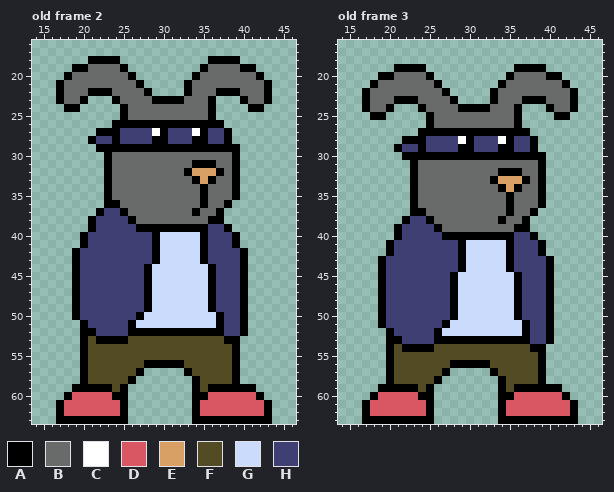
Pixel-art file -- Assets/Sprites/Player/Bemmy Animation/Main_Bemmy_Idle.aseprite. The picture above is the old version.
127x64 pixels, 8 frames. Shown: old frame 2: x 14..46, y 16..63; old frame 3: x 14..46, y 16..63. The commit also changed other frames, which this record leaves out.
Visible layers, top first: "HEAD", "EARS", "BODY", "LEGS/LEFT LEG", "LEGS/RIGHT LEG".
Palette (. is transparent): A #000000  B #696a6a  C #ffffff  D #d95763  E #d9a066  F #524b24  G #cbdbfc  H #3f3f74
Pixels before, old frame 2, first column x 17:
18 ....AAAA...........AAAA....
19 ..AABBBBA.........ABBBBAA..
20 .ABBBBBBBA.......ABBBBBBBA.
21 ABBBBBBBBBA.....ABBBBBBBBBA
22 ABBBAAABBBBA....ABBBAAABBBA
23 ABBA...ABBBBAAAABBBA...ABBA
24 .AA.....ABBBBBBBBBBA....AA.
25 ........ABBBBBBBBBBA.......
26 .......AAAAAAAAAAAAAA......
27 .....AAAHHHHCAHHHCAHHA.....
28 ....AHHAHHHHAAHHHAAHHA.....
29 .....AAAAAAAAAAAAAAAAAA....
30 ......ABBBBBBBBBBBBBBBA....
31 ......ABBBBBBBBBBAAABBA....
32 ......ABBBBBBBBBAEEEABA....
33 ......ABBBBBBBBBBAEABBA....
34 ......ABBBBBBBBBBBABBBA....
35 ......ABBBBBBBBBBBABBBA....
36 ......AABBBBBBBBBBABBA.....
37 .....AHHABBBBBBBBABBA......
38 ....AHHHHABBBBBBBBBAA......
39 ....AHHHHHAAAAAAAAAHHA.....
40 ...AHHHHHHHHAGGGGGAHHHA....
41 ...AHHHHHHHHAGGGGGAHHHA....
42 ..AHHHHHHHHHAGGGGGAHHHHA...
43 ..AHHHHHHHHHAGGGGGAHHHHA...
44 ..AHHHHHHHHAGGGGGGGAHHHA...
45 ..AHHHHHHHHAGGGGGGGAHHHA...
46 ..AHHHHHHHHAGGGGGGGAHHHA...
47 ..AHHHHHHHHAGGGGGGGAHHHA...
48 ..AHHHHHHHHAGGGGGGGAHHHA...
49 ..AHHHHHHHHAGGGGGGGAHHHA...
50 ..AHHHHHHHAGGGGGGGGGAHHA...
51 ...AHHHHHAGGGGGGGGGGAHHA...
52 ...AAHHHHAAAAAAAAAAAAHHA...
53 ...AFAAAAFFFFFFFFFFFFAA....
54 ...AFFFFFFFFFFFFFFFFFFA....
55 ...AFFFFFFFFFFFFFFFFFFA....
56 ...AFFFFFFFAAAAAFFFFFFA....
57 ...AFFFFFFA.....AFFFFFA....
58 ...AFFFFFA.......AFFFFA....
59 ..AAAAAFA........AFAAAAAA..
60 .ADDDDDAA........AADDDDDDA.
61 ADDDDDDDA........ADDDDDDDDA
62 ADDDDDDDA........ADDDDDDDDA
63 AAAAAAAAA........AAAAAAAAAA
Pixels before, old frame 3, first column x 17:
19 ....AAAA...........AAAA....
20 ..AABBBBA.........ABBBBAA..
21 .ABBBBBBBA.......ABBBBBBBA.
22 ABBBBBBBBBA.....ABBBBBBBBBA
23 ABBBAAABBBBA....ABBBAAABBBA
24 ABBA...ABBBBAAAABBBA...ABBA
25 .AA.....ABBBBBBBBBBA....AA.
26 ........ABBBBBBBBBBA.......
27 .......AAAAAAAAAAAAAA......
28 .....AAAHHHHCAHHHCAHHA.....
29 ....AHHAHHHHAAHHHAAHHA.....
30 .....AAAAAAAAAAAAAAAAAA....
31 ......ABBBBBBBBBBBBBBBA....
32 ......ABBBBBBBBBBAAABBA....
33 ......ABBBBBBBBBAEEEABA....
34 ......ABBBBBBBBBBAEABBA....
35 ......ABBBBBBBBBBBABBBA....
36 ......ABBBBBBBBBBBABBBA....
37 ......AABBBBBBBBBBABBA.....
38 .....AHHABBBBBBBBABBA......
39 ....AHHHHABBBBBBBBBAA......
40 ....AHHHHHAAAAAAAAAHHA.....
41 ...AHHHHHHHHAGGGGGAHHHA....
42 ...AHHHHHHHHAGGGGGAHHHA....
43 ..AHHHHHHHHHAGGGGGAHHHHA...
44 ..AHHHHHHHHHAGGGGGAHHHHA...
45 ..AHHHHHHHHAGGGGGGGAHHHA...
46 ..AHHHHHHHHAGGGGGGGAHHHA...
47 ..AHHHHHHHHAGGGGGGGAHHHA...
48 ..AHHHHHHHHAGGGGGGGAHHHA...
49 ..AHHHHHHHHAGGGGGGGAHHHA...
50 ..AHHHHHHHHAGGGGGGGAHHHA...
51 ..AHHHHHHHAGGGGGGGGGAHHA...
52 ...AHHHHHAGGGGGGGGGGAHHA...
53 ...AAHHHHAAAAAAAAAAAAHHA...
54 ...AFAAAAFFFFFFFFFFFFAA....
55 ...AFFFFFFFFFFFFFFFFFFA....
56 ...AFFFFFFFAAAAAFFFFFFA....
57 ...AFFFFFFA.....AFFFFFA....
58 ...AFFFFFA.......AFFFFA....
59 ..AAAAAFA........AFAAAAAA..
60 .ADDDDDAA........AADDDDDDA.
61 ADDDDDDDA........ADDDDDDDDA
62 ADDDDDDDA........ADDDDDDDDA
63 AAAAAAAAA........AAAAAAAAAA
And afterwards:
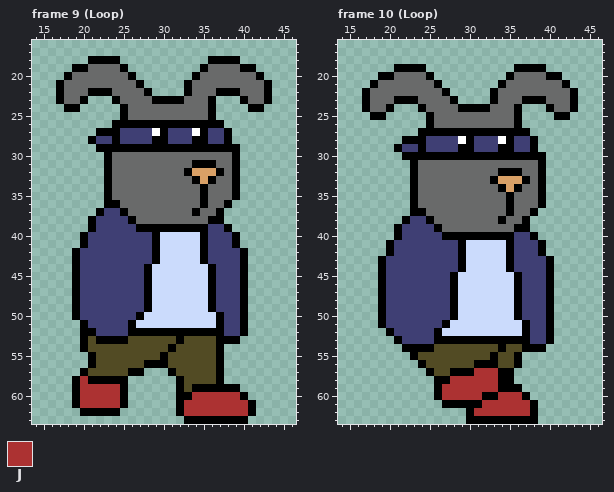
Colours new in this view: J #ac3232
A new or re-ordered frame is compared with the old frame closest to it.
Edits made:
frames 8 -> 14
layer "LEGS/LEFT LEG" now hidden
layer "LEGS/LEFT LEG Copy" added
Frame 9 (Loop) is new; against old frame 2:
y 53: x 32 F -> A; x 37 F -> A
y 54: x 31 F -> A; x 37..39 FFA -> A..
y 55: x 20..21 AF -> .A; x 30 F -> A; x 37..39 FFA -> A..
y 56: x 20..21 AF -> .A; x 31..32 AA -> FF; x 37..39 FFA -> A..
y 57: x 26 F -> A; x 31..33 ..A -> AFF; x 37..39 FFA -> A..
y 58: x 19..26 .AFFFFFA -> AJAAAAA.; x 32..34 ..A -> AFF; x 37..39 FFA -> A..
y 59: x 20..24 AAAAF -> JJJJJ; x 32..33 .. -> AF; x 35 F -> A; x 40..41 AA -> ..
y 60: x 18..24 ADDDDDA -> .AJJJJJ; x 32..42 ..AADDDDDDA -> AAJJJJJJA..
y 61: x 17..24 ADDDDDDD -> ..AJJJJJ; x 32..43 ..ADDDDDDDDA -> AJJJJJJJJA..
y 62: x 17..25 ADDDDDDDA -> ...AAAAA.; x 32..43 ..ADDDDDDDDA -> AJJJJJJJJA..
y 63: x 17..25 AAAAAAAAA -> .........; x 33 . -> A; x 41..43 AAA -> ...
Frame 10 (Loop) is new; against old frame 3:
y 53: x 20 A -> .
y 54: x 20..21 AF -> ..; x 34 F -> A; x 37 F -> A
y 55: x 20..23 AFFF -> ...A; x 33 F -> A; x 36..39 FFFA -> A...
y 56: x 20..24 AFFFF -> ....A; x 28..30 AAA -> FFF; x 33 F -> A; x 36..39 FFFA -> A...
y 57: x 20..25 AFFFFF -> .....A; x 27..39 A.....AFFFFFA -> FAAAJJJAA....
y 58: x 20..25 AFFFFF -> ......; x 27..33 ....... -> AJJJJJJ; x 35..39 FFFFA -> A....
y 59: x 19..33 AAAAAFA........ -> .......AJJJJJJJ; x 35 F -> A; x 37..41 AAAAA -> .....
y 60: x 18..42 ADDDDDAA........AADDDDDDA -> ........AJJJJJAAJJJA.....
y 61: x 17..25 ADDDDDDDA -> .........; x 27..43 .......ADDDDDDDDA -> AAAAAJJJJJJA.....
y 62: x 17..25 ADDDDDDDA -> .........; x 30..43 ....ADDDDDDDDA -> AJJJJJJJA.....
y 63: x 17..25 AAAAAAAAA -> .........; x 30..33 .... -> AAAA; x 39..43 AAAAA -> .....
Changed places in both pictures, as pixel boxes (x1, y1, x2, y2):
changed: (56, 336, 272, 424)
changed: (362, 336, 578, 424)
